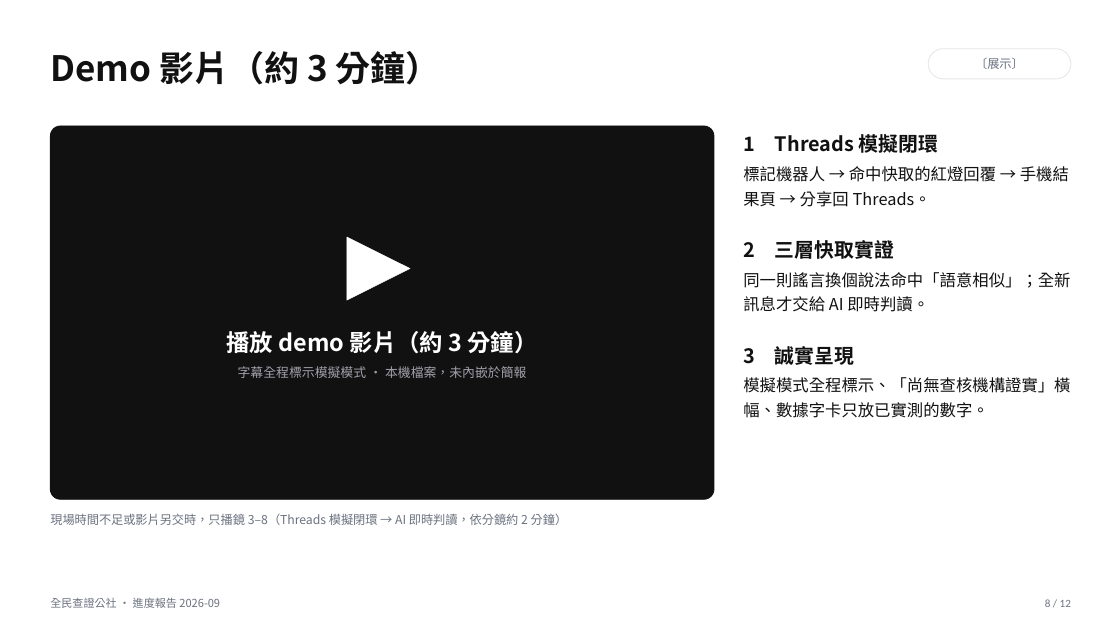
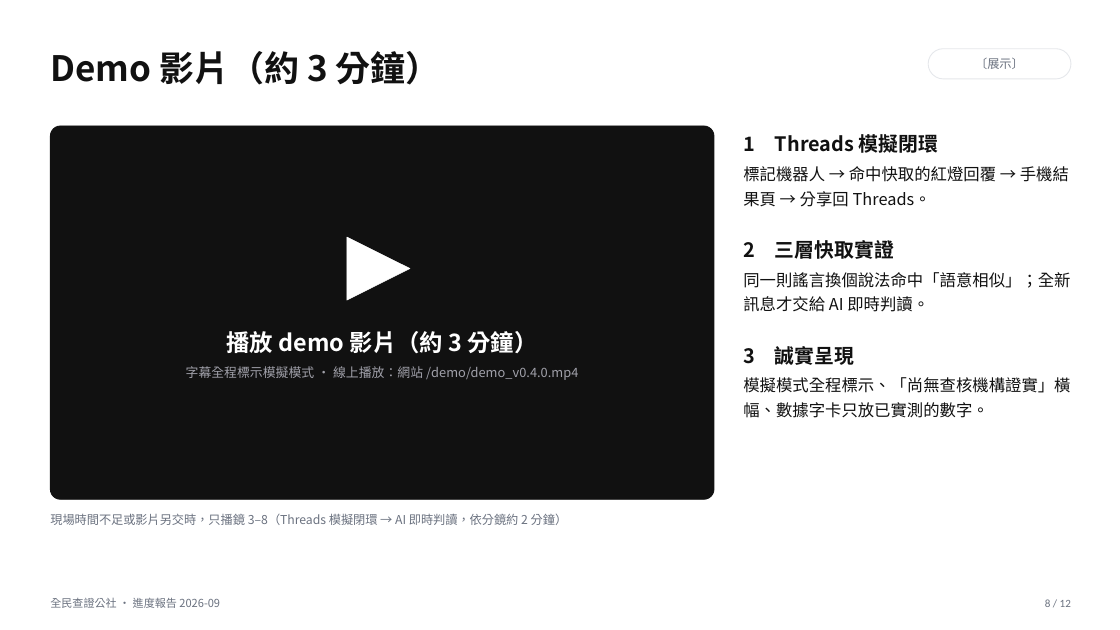
Before and after one commit to cansfakenewsverify/AI-Fake-News-Verification-System, a slide deck: slide 8 of presentations/2026-09_進度報告/01_投影片_進度報告.pptx. Drawn at 1120x630 pixels with LibreOffice and Linux fonts; fonts in the diff are those of the drawing. Boxes give left, top, right and bottom in pixels: in the first picture for what was removed or moved away, otherwise in the second. Text is boxed around its words. In the diff, an @@ line names an element or a change of style, - is before the commit and + after.

```diff
--- a/presentations/2026-09_進度報告/01_投影片_進度報告.pptx
+++ b/presentations/2026-09_進度報告/01_投影片_進度報告.pptx
@@ text at (186, 366, 578, 380): text changed @@
-字幕全程標示模擬模式 · 本機檔案，未內嵌於簡報
+字幕全程標示模擬模式 · 線上播放：網站 /demo/demo_v0.4.0.mp4
```
Also in this commit, not shown: 3 other slides changed, 5 other files.
